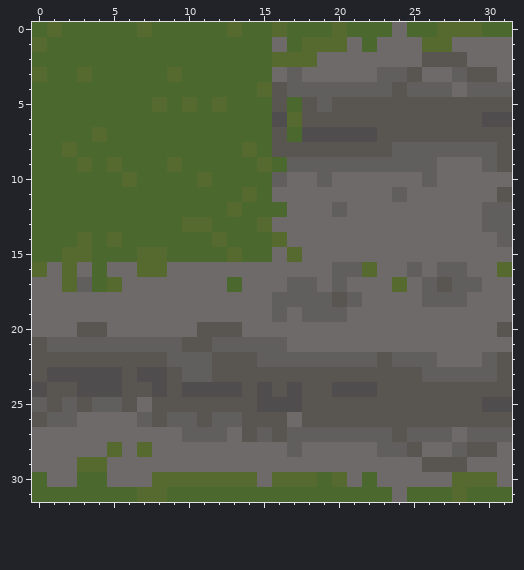
File history of a pixel-art file, assets/road-corner-es.ase. This is how it looked before the edit.
32x32 pixels, 1 frame. Colours within 5 levels of each other are drawn and written as one.
After the commit:
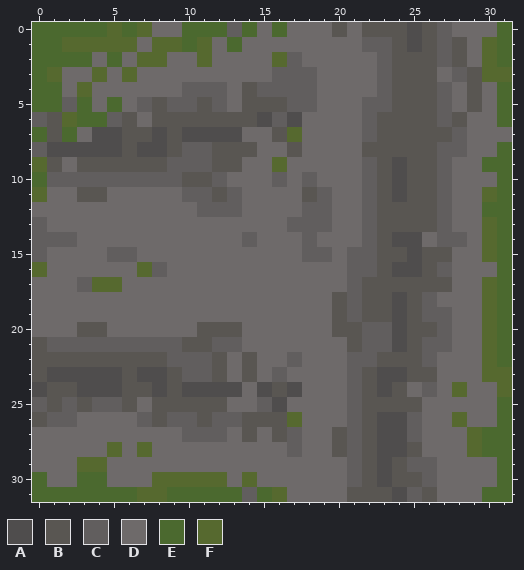
Palette (. is transparent): A #4f4d4d  B #595652  C #615e5e  D #6e6a6a  E #4b692f  F #56692f
Message: Redesign road corners: full-width road with carved outer grass arc (fixes half-tile ledge at bends)
Changes in this commit:
Changed rows in their new state; - is an unchanged pixel.
first column x 0:
 0 -E---F--DD---C-DEDDDBDBBBABCDDD-
 1 E-FFFFFDFF-FD-DD-DDDD-CCBABCB-FE
 2 ----D-DFFDDFDDDD-CD----CBB-C--FE
 3 EFDDFDFDDDDDDDDDC-C-----B-B---FF
 4 --DFDDDDDDCCCDBCC--DDDD--BB--BDE
 5 --C-D-DCBCCBCDBB-CCDDDCC---CD-DE
 6 CBF--CBDBBBBBBBACADDDDC----C-DDE
 7 -B-DAABBABAAAADD-FDDDDC-----CDDD
 8 CAAAAABAABCCBBBDD-DDDD--BBB--DDE
 9 FBDBBBBBBCCCBBDDFDDDDD-BABBC--EE
10 -CCCCCCCCCBBCDDD--CD--CBABBC---E
11 FDDBBDDDDDCCBCDD--BC--CBABBC--FE
12 DDDDDDDDDDDCCCDDD-CCD-CBBBBC--EE
13 CDDDDDDDDDDDDDDD-CCC--CBBBBC--FE
14 CCCDDDDDDDDDDDCDD-C---CBAA-CC-FE
15 CDDDDCCDDDDDDDDD-DCC-CCBBABB--FE
16 --D-D---C-----------D-CBAAB-D--E
17 --D-F--------D---DD-DCBBBBB-DDFE
18 ----------------DDDD--BBAB-DD-FE
19 ----------------D-DDBCBBABCC--FE
20 --------------------BBCCABBC--FE
21 --------------DDD----BCCABCC--FE
22 -------------D-DD-DDD---BB----FE
23 -------------D-DCDDDDC-AA-BDDDFF
24 --------------D---DDDCBA-DCDFDDF
25 -------------DDC-DDDDC----DDDDDE
26 -----------------FDDDC-AACDDFDDE
27 ---------------D--DDB-BAA-DD-FEE
28 --------------------BCBAA---DFEE
29 ---------------------CBABCCDD--E
30 -------------D--DDDDDCBABBC-DDDE
31 --------------C-FDDDDBBBACBDDD--
Pixel boxes of the changes (left, top, right, bottom) in both pictures:
changed: (32, 22, 512, 502)
